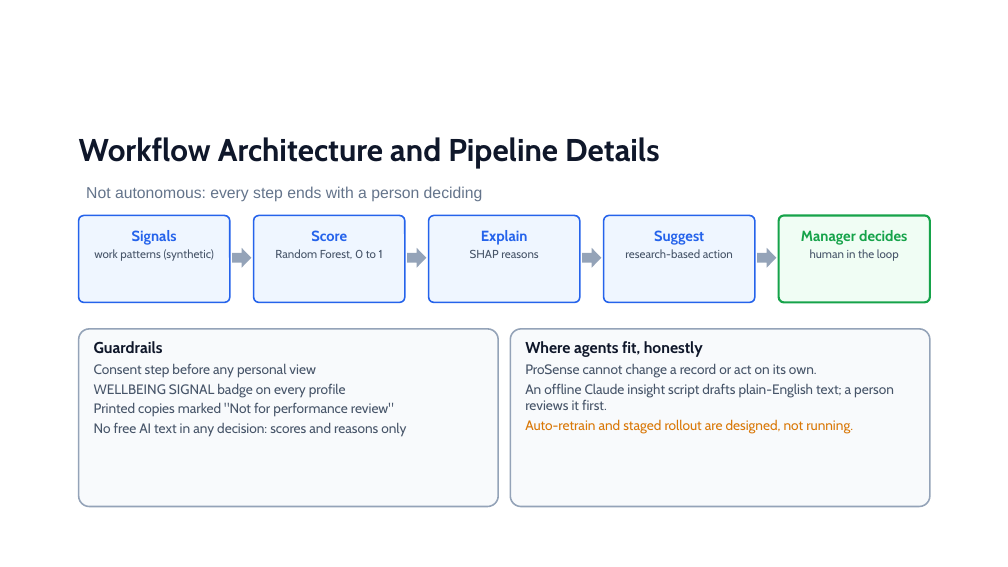
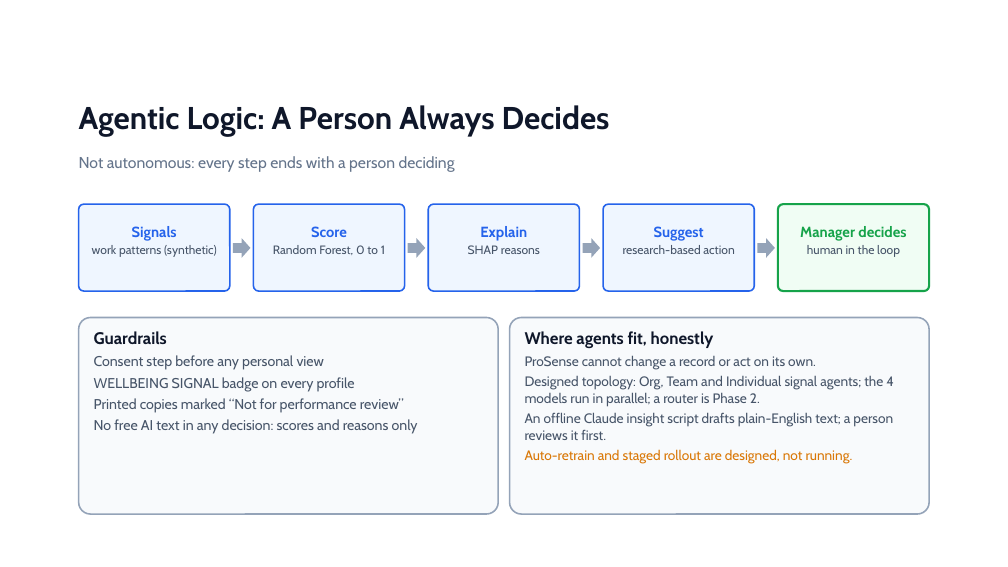
Before and after one commit to deepkantmba-collab/prosense-dashboard, a slide deck: slide 10 of deck/ProSense_AI_Capstone_Deck.pptx (slide 9 before the commit). Drawn at 1008x567 pixels with LibreOffice and Linux fonts; fonts in the diff are those of the drawing. Boxes give left, top, right and bottom in pixels: in the first picture for what was removed or moved away, otherwise in the second. Text is boxed around its words. In the diff, an @@ line names an element or a change of style, - is before the commit and + after.

```diff
--- a/deck/ProSense_AI_Capstone_Deck.pptx
+++ b/deck/ProSense_AI_Capstone_Deck.pptx
@@ text at (79,105,610,136): text changed @@
-Workflow Architecture and Pipeline Details
+Agentic Logic: A Person Always Decides
@@ text "Not autonomous: every step ends ...": place and size @@
-text "Not autonomous: every step ends ..." at (86,186,483,202)
+text "Not autonomous: every step ends ..." at (79,156,455,172)
@@ text "Not autonomous: every step ends ..." at (79,156,455,172): font Arial to Cabin @@
@@ 5 rounded rectangles, 4 right arrows: place and size @@
-5 rounded rectangles, 4 right arrows at (79,216,930,302)
+5 rounded rectangles, 4 right arrows at (79,204,929,291)
@@ text at (92,245,217,257): size 11 to 11.5 pt in "work patterns (synthetic)" @@
@@ text at (273,245,385,255): size 11 to 11.5 pt in "Random Forest, 0 to 1" @@
@@ text at (468,245,540,254): size 11 to 11.5 pt in "SHAP reasons" @@
@@ text at (623,245,734,254): size 11 to 11.5 pt in "research-based action" @@
@@ text at (807,245,900,257): size 11 to 11.5 pt in "human in the loop" @@
@@ rounded rectangle: place and size @@
-rounded rectangle at (79,329,498,507)
+rounded rectangle at (79,318,498,514)
@@ text "Guardrails": place and size @@
-text "Guardrails" at (94,341,406,437)
+text "Guardrails" at (94,331,418,434)
@@ rounded rectangle: place and size @@
-rounded rectangle at (510,329,930,507)
+rounded rectangle at (510,318,929,514)
@@ text "Where agents fit, honestly": place and size @@
-text "Where agents fit, honestly" at (525,341,894,434)
+text "Where agents fit, honestly" at (525,331,894,464)
@@ text at (94,331,418,434): size 15 to 16 pt in "Guardrails"; size 13 to 13.5 pt in "Consent step before any personal view", "WELLBEING SIGNAL badge on every profile", "No free AI text in any decision: ..."; more space between paragraphs @@
@@ text at (525,331,893,440): size 15 to 16 pt in "Where agents fit, honestly"; more space between paragraphs @@
@@ text at (525,375,894,407): paragraph added @@
+Designed topology: Org, Team and Individual signal agents; the 4 models run in parallel; a router is Phase 2.
@@ text at (94,398,404,413): text changed; size 13 to 13.5 pt @@
-Printed copies marked "Not for performance review"
+Printed copies marked “Not for performance review”
```
Also in this commit, not shown: 11 other slides changed, 4 slides added.
